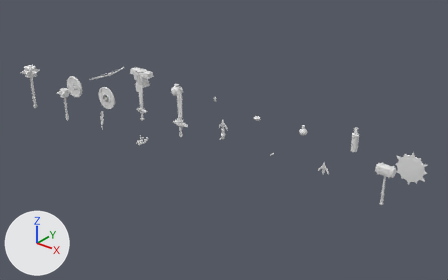
What one commit did to the glTF model assets/epiphany/equipo.glb.
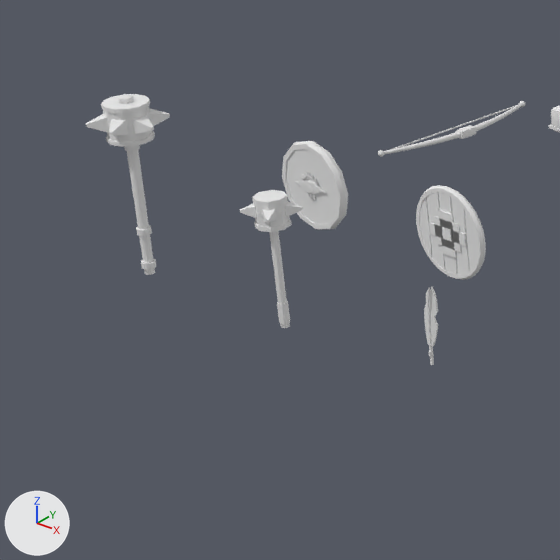
The first picture shows the older version from a 50 mm lens placed at (20.2, -17.2, 9.38), pointed at (7.75, -1.63, -0.27). The close-ups show the older and then the newer version on the part from 0% to 30% of the width and 15% to 63% of the height of that picture. Only the edits that show in the close-ups are written down. The axes (+X, +Y, +Z) are drawn at lower left. The lights are the same throughout.

Objects in the first close-up: 'arco', 'escudo_huanca', 'escudo_madera', 'maza_centinela', 'maza_huanca', 'pluma' and 1 more.
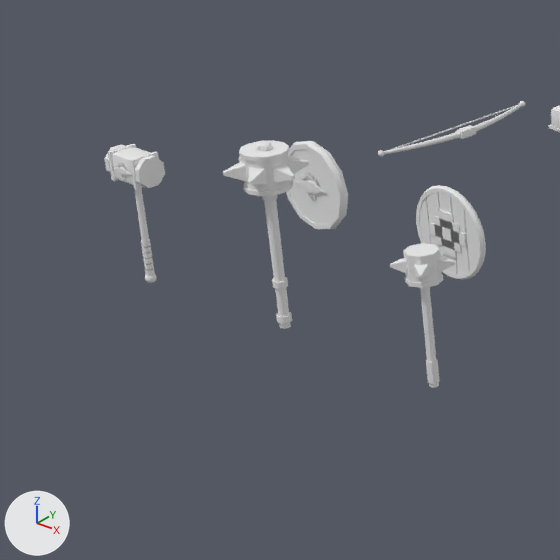
The change, as a list of edits to the scene's bpy script:
```text
Change ob_martillo:
    ob_martillo.location: (14.0, -2.0, 0.0) -> (0.0, -4.0, 0.0)
Change ob_maza_centinela:
    ob_maza_centinela.location: (0.0, -4.0, 0.0) -> (2.0, -4.0, 0.0)
Change ob_maza_huanca:
    ob_maza_huanca.location: (2.0, -4.0, 0.0) -> (4.0, -4.0, 0.0)
Change ob_pluma:
    ob_pluma.location: (4.0, -4.0, 0.0) -> (6.0, -4.0, 0.0)
```

What differs and where, as boxes (x1, y1, x2, y2) in the close-ups (560 x 560 px):
'maza_centinela', moved
    before: (86, 94, 170, 275)
    after: (223, 141, 309, 329)
'maza_huanca', moved
    before: (240, 190, 303, 328)
    after: (390, 243, 455, 388)
'martillo', moved (not visible before)
    after: (104, 144, 165, 283)
'pluma', moved (not visible afterwards)
    before: (424, 287, 438, 365)
